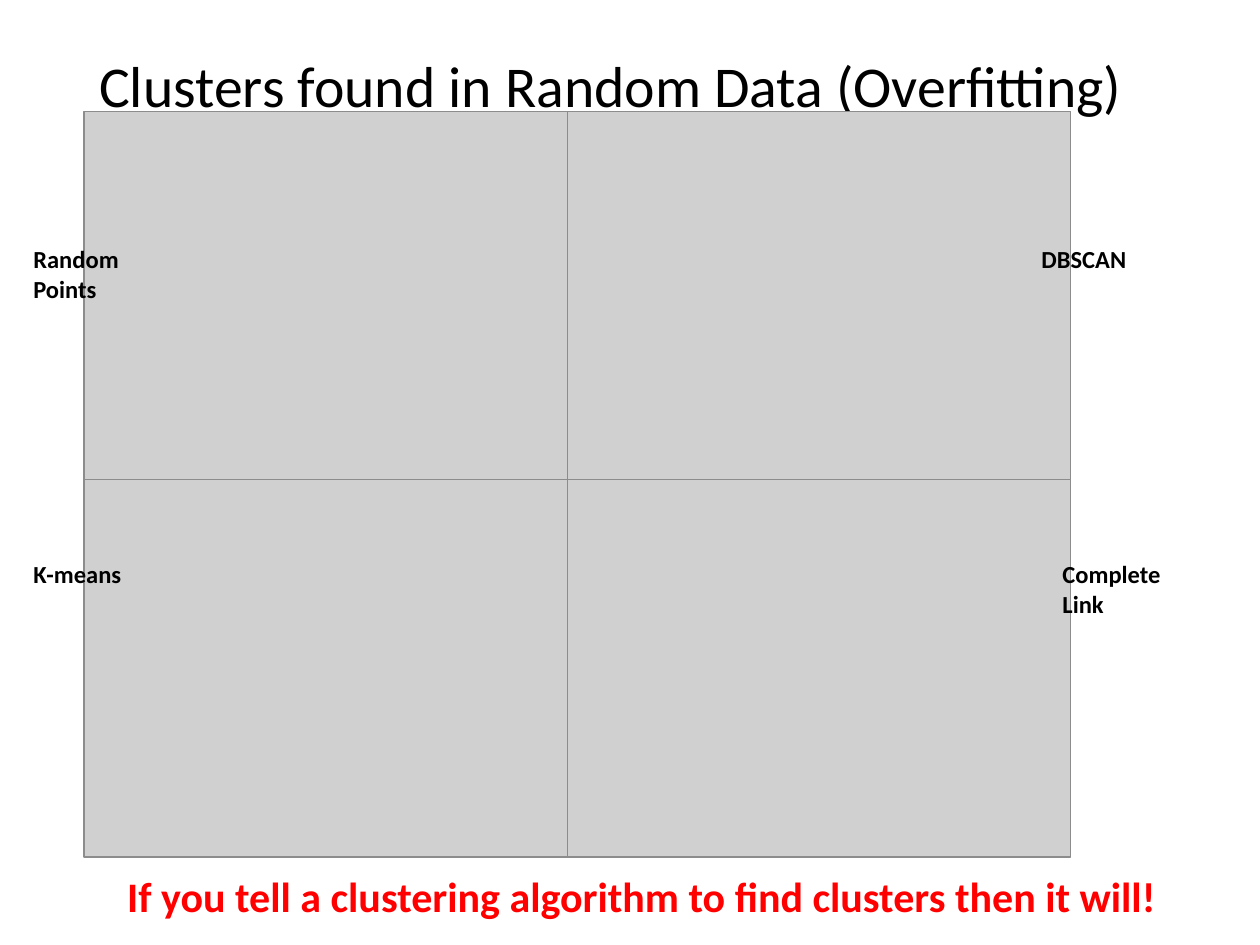
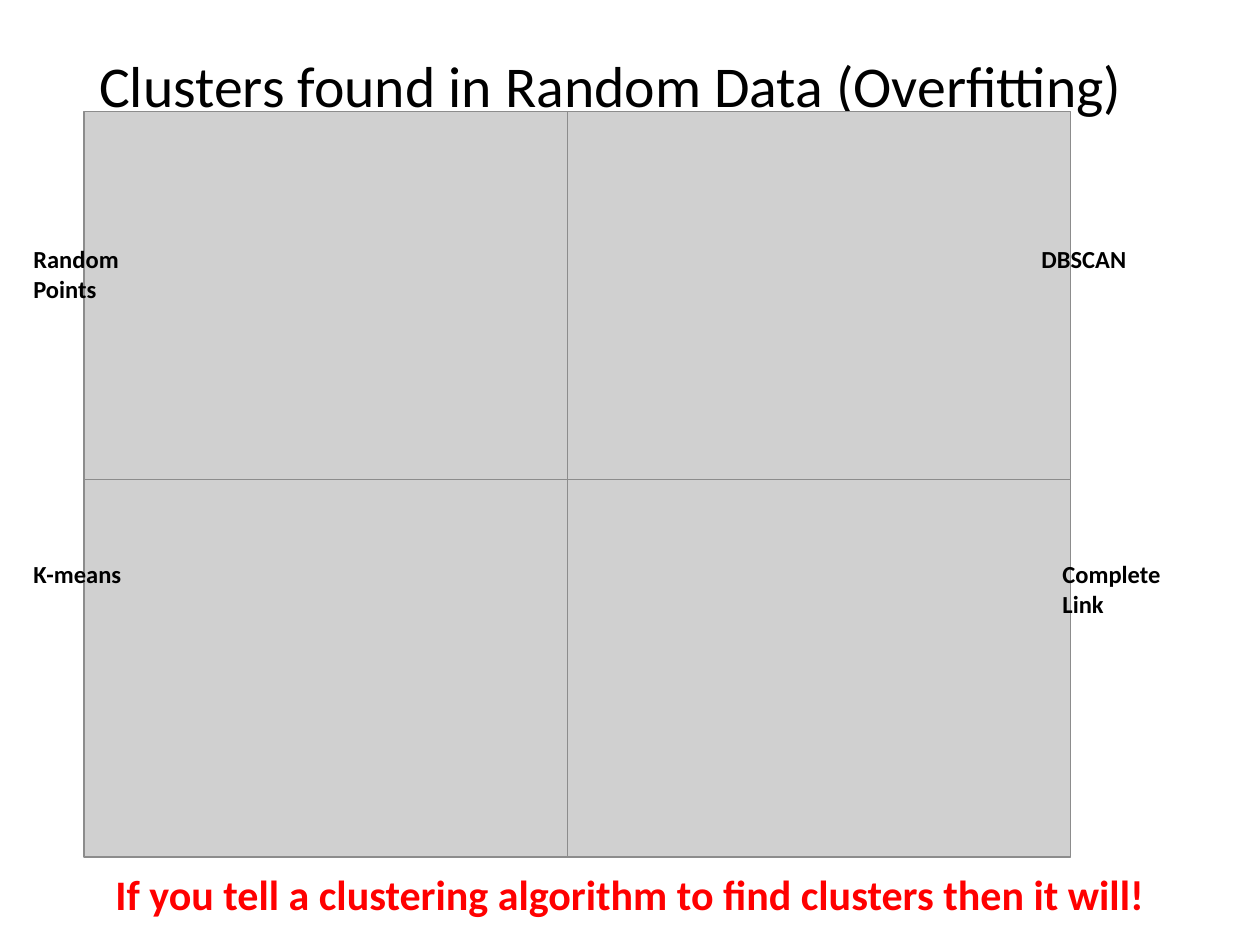
Before and after one commit to mhahsler/Introduction_to_Data_Mining_R_Examples, a slide deck: slide 71 of slides/chap7_basic_cluster_analysis.pptx. Drawn at 1260x945 pixels with LibreOffice and Linux fonts; fonts in the diff are those of the drawing; grey boxes stand for pictures. Boxes give left, top, right and bottom in pixels: in the first picture for what was removed or moved away, otherwise in the second. Text is boxed around its words. In the diff, an @@ line names an element or a change of style, - is before the commit and + after.

```diff
--- a/slides/chap7_basic_cluster_analysis.pptx
+++ b/slides/chap7_basic_cluster_analysis.pptx
@@ text "If you tell a clustering ...": place and size @@
-text "If you tell a clustering ..." at [127, 882, 1156, 919]
+text "If you tell a clustering ..." at [115, 880, 1144, 917]
```
Also in this commit, not shown: 2 other slides changed, 1 slide added, 1 other file.
